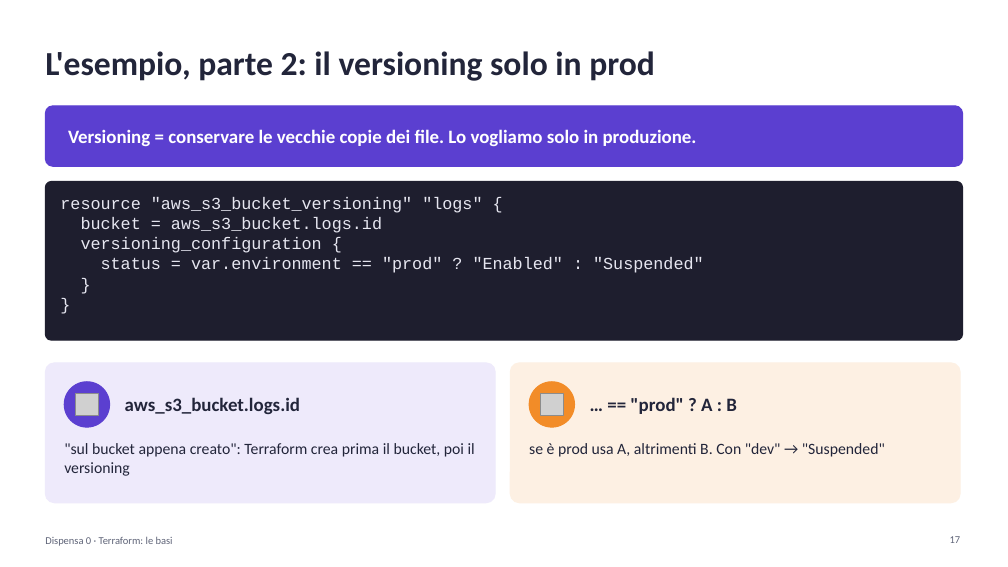
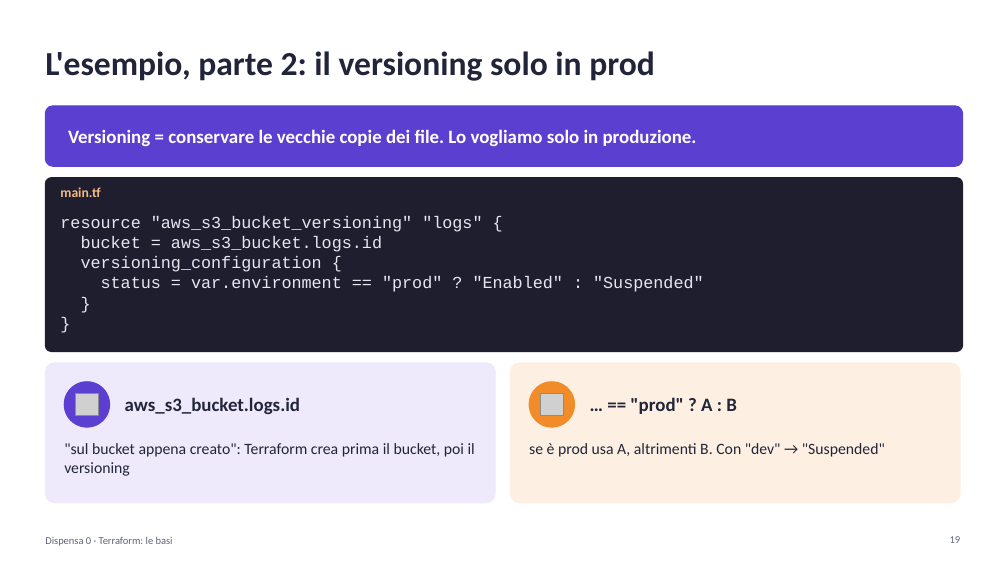
Before and after one commit to cereZ23/aws, a slide deck: slide 19 of slide/slide-0-terraform.pptx (slide 17 before the commit). Drawn at 1008x567 pixels with LibreOffice and Linux fonts; fonts in the diff are those of the drawing; grey boxes stand for pictures. Boxes give left, top, right and bottom in pixels: in the first picture for what was removed or moved away, otherwise in the second. Text is boxed around its words. In the diff, an @@ line names an element or a change of style, - is before the commit and + after.

```diff
--- a/slide/slide-0-terraform.pptx
+++ b/slide/slide-0-terraform.pptx
@@ rounded rectangle: place and size @@
-rounded rectangle at box(45, 181, 963, 340)
+rounded rectangle at box(45, 178, 963, 352)
@@ rounded rectangle at box(45, 178, 963, 352): proportions changed @@
@@ text added at box(60, 187, 100, 197), 13 pt, text #F2B880, bold @@
+main.tf
@@ text "resource "aws_s3_bucket_versioning" "logs" {": place and size @@
-text "resource "aws_s3_bucket_versioning" "logs" {" at box(60, 197, 704, 273)
+text "resource "aws_s3_bucket_versioning" "logs" {" at box(60, 216, 704, 292)
```
Also in this commit, not shown: 6 other slides changed, 2 slides added, 1 other file.
